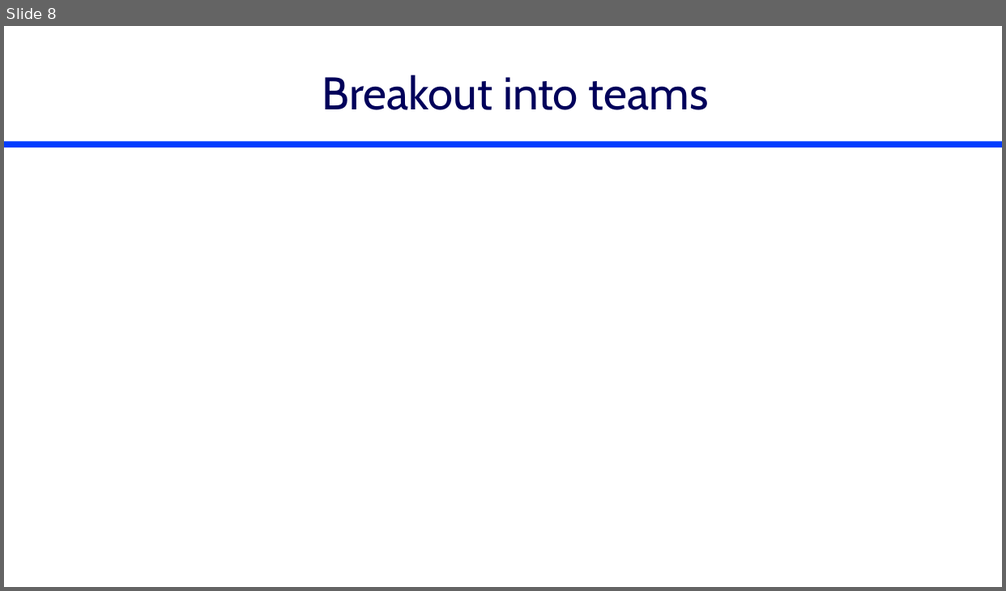
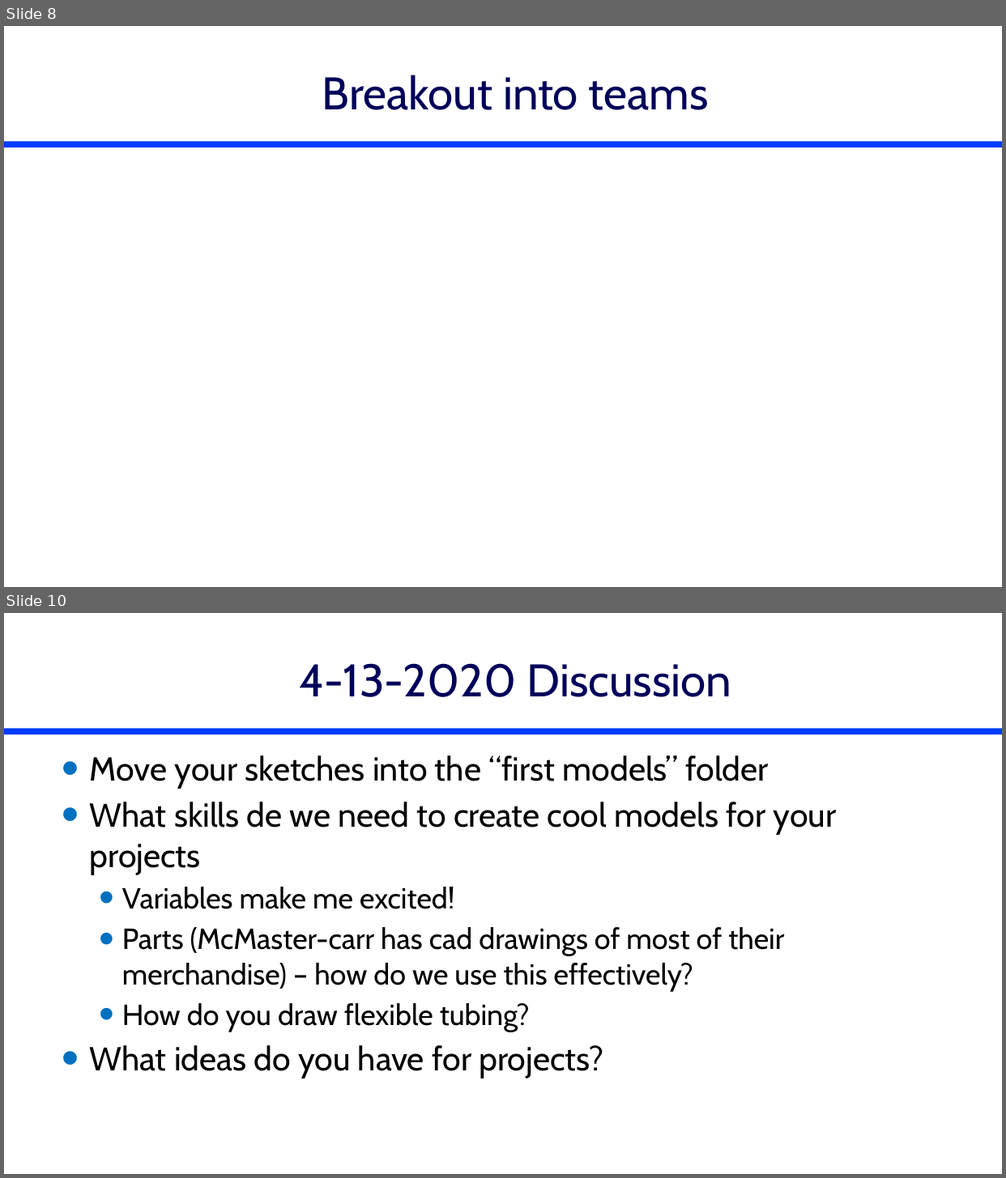
Before and after one commit to monroews/CEE4530, a slide deck: website/pptx/Online_Intro.pptx. Shown one above the other, each under a label of ours: slide 8 before the commit, slides 8 and 10 after it; the slides between them are not shown. The pictures are 1006x591 and 1006x1178 pixels, drawn with LibreOffice and Linux fonts; fonts in the diff are those of the drawing. Boxes give left, top, right and bottom in pixels: in the first picture for what was removed or moved away, otherwise in the second. Text is boxed around its words. In the diff, an @@ line names an element or a change of style, - is before the commit and + after.

Commit message:
update lecture

```diff
--- a/website/pptx/Online_Intro.pptx
+++ b/website/pptx/Online_Intro.pptx
@@ slide 10 added at bbox=[4, 613, 1002, 1174], background #FFFFFF; not listed: 1 template element that a slide beside it also shows @@
@@ title added at bbox=[299, 663, 731, 697], 44 pt, text #00005A @@
+4-13-2020 Discussion
@@ text added at bbox=[89, 756, 837, 1079], 28 pt, text #000000 @@
+• Move your sketches into the “first models” folder
+• What skills de we need to create cool models for your projects
+  • Variables make me excited!
+  • Parts (McMaster-carr has cad drawings of most of their merchandise) – how do we use this effectively?
+  • How do you draw flexible tubing?
+• What ideas do you have for projects?
```
Also in this commit, not shown: 1 other slide added, 1 other file.
